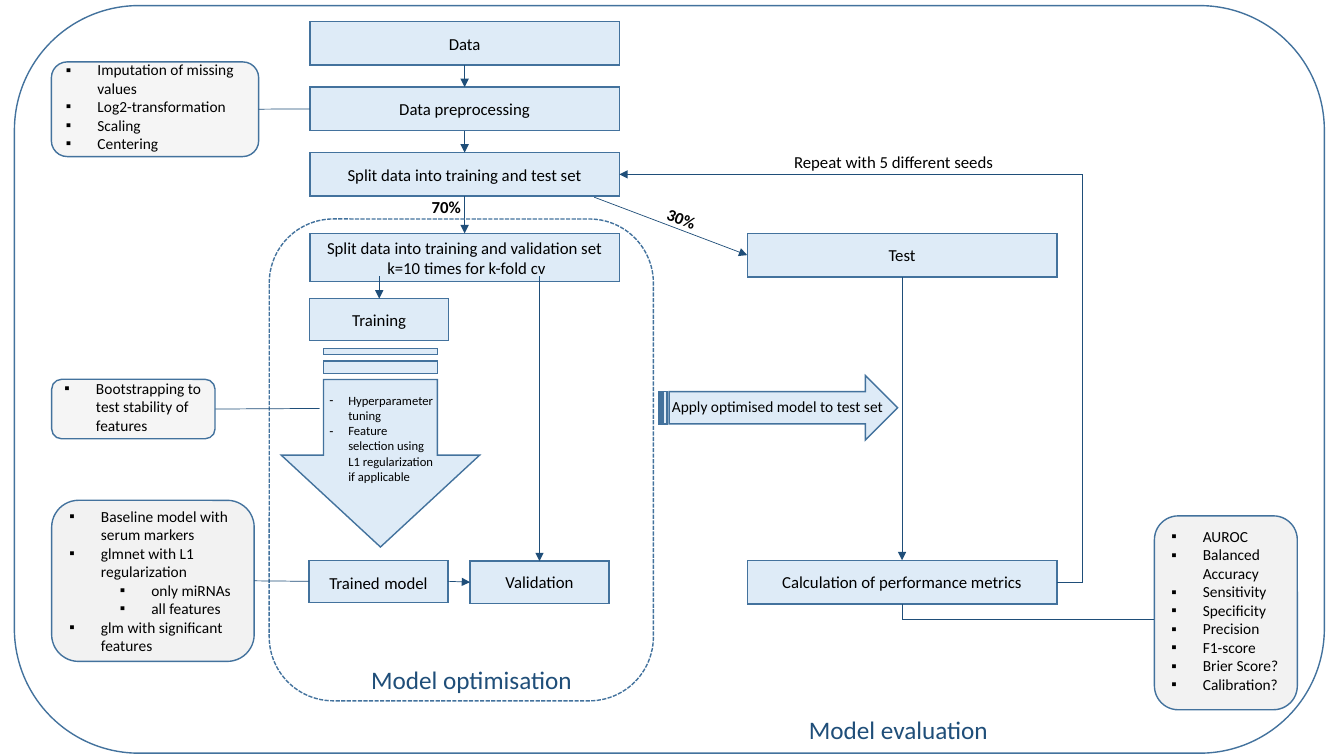
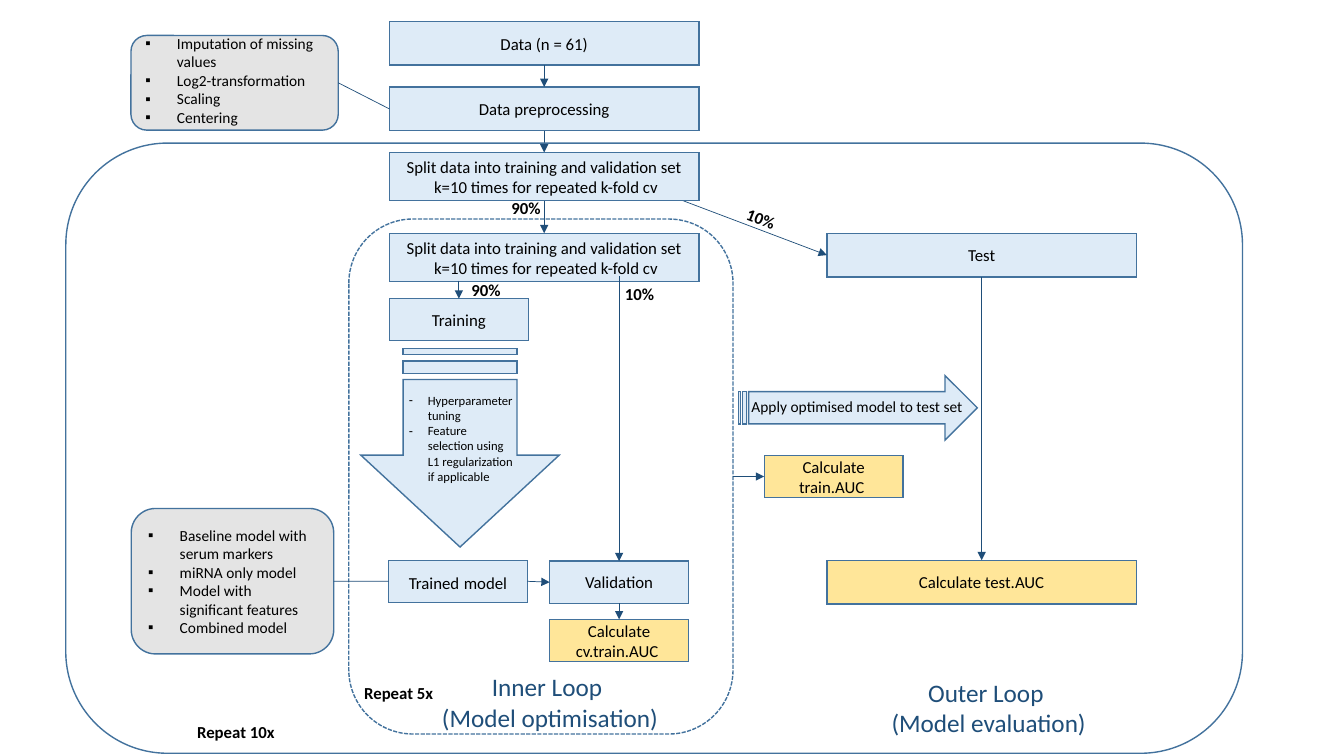
Before and after one commit to MBender1992/MelanomaStudy, a slide deck: slide 1 of Results/Workflow.pptx. Drawn at 1344x756 pixels with LibreOffice and Linux fonts; fonts in the diff are those of the drawing. Boxes give left, top, right and bottom in pixels: in the first picture for what was removed or moved away, otherwise in the second. Text is boxed around its words. In the diff, an @@ line names an element or a change of style, - is before the commit and + after.

```diff
--- a/Results/Workflow.pptx
+++ b/Results/Workflow.pptx
@@ rounded rectangle "Imputation of missing values": place and size @@
-rounded rectangle "Imputation of missing values" at (51, 62, 259, 156)
+rounded rectangle "Imputation of missing values" at (131, 35, 339, 130)
@@ rounded rectangle "Imputation of missing values" at (131, 35, 339, 130): fill #F2F2F2 at 70% opacity to #D9D9D9 at 70% opacity @@
@@ text in rectangle at (500, 38, 588, 52): text changed @@
-Data
+Data (n = 61)
@@ line moved from (259, 109) - (310, 109) to (339, 83) - (389, 109) @@
@@ rounded rectangle: place and size @@
-rounded rectangle at (14, 6, 1325, 754)
+rounded rectangle at (66, 143, 1242, 753)
@@ rectangle "Split data into training and ...": place and size @@
-rectangle "Split data into training and ..." at (310, 152, 619, 196)
+rectangle "Split data into training and ..." at (389, 152, 699, 201)
@@ text in rectangle at (407, 161, 681, 196): text changed @@
-Split data into training and test set
+Split data into training and validation set
+k=10 times for repeated k-fold cv
@@ text at (511, 202, 540, 219): text changed @@
-70%
+90%
@@ rounded rectangle: place and size @@
-rounded rectangle at (269, 219, 653, 701)
+rounded rectangle at (349, 219, 733, 734)
@@ text at (745, 210, 772, 230): text changed @@
-30%
+10%
@@ text in rectangle at (434, 262, 658, 278): text changed @@
-k=10 times for k-fold cv
+k=10 times for repeated k-fold cv
@@ arrow moved from (379, 276) - (379, 298) to (459, 281) - (459, 298) @@
@@ text added at (471, 284, 500, 299), 12 pt, text #000000, bold @@
+90%
@@ text added at (625, 288, 654, 300), 12 pt, text #000000, bold @@
+10%
@@ rounded rectangle removed at (51, 379, 215, 439) @@
-▪ Bootstrapping to test stability of features
@@ line removed from (215, 409) to (320, 408) @@
@@ arrow added from (733, 477) to (764, 477), #1F4E79 0.5 pt @@
@@ rectangle added at (764, 456, 903, 498), fill #FFE699, outline #43739E 1 pt, 12 pt, text #000000 @@
+Calculate train.AUC
@@ rounded rectangle "Baseline model with serum markers": place and size @@
-rounded rectangle "Baseline model with serum markers" at (51, 500, 254, 661)
+rounded rectangle "Baseline model with serum markers" at (131, 508, 334, 653)
@@ rounded rectangle "Baseline model with serum markers" at (131, 508, 334, 653): fill #EDEDED at 70% opacity to #D9D9D9 at 70% opacity @@
@@ text in rounded rectangle at (180, 567, 298, 633): text changed @@
-▪ glmnet with L1 regularization
-  ▪ only miRNAs
-  ▪ all features
-▪ glm with significant features
+▪ miRNA only model
+▪ Model with significant features
+▪ Combined model
@@ 8 rectangles, 7 arrows, 2 texts, 2 striped right arrows, 1 line: place and size @@
-8 rectangles, 7 arrows, 2 texts, 2 striped right arrows, 1 line at (254, 21, 1057, 604)
+8 rectangles, 7 arrows, 2 texts, 2 striped right arrows, 1 line at (334, 21, 1136, 604)
@@ rectangle "Calculate test.AUC" at (827, 561, 1136, 604): fill #DEEBF7 to #FFE699 @@
@@ text in rectangle at (919, 576, 1044, 588): text changed @@
-Calculation of performance metrics
+Calculate test.AUC
@@ rectangle added at (549, 619, 689, 661), fill #FFE699, outline #43739E 1 pt, 12 pt, text #000000 @@
+Calculate cv.train.AUC
@@ arrow added from (619, 603) to (619, 619), #1F4E79 0.5 pt @@
@@ group removed at (620, 156, 1298, 710): 1 rounded rectangle, 1 elbow arrow, 1 text, 1 elbow line @@
-▪ AUROC
-▪ Balanced Accuracy
-▪ Sensitivity
-▪ Specificity
-▪ Precision
-▪ F1-score
-▪ Brier Score?
-▪ Calibration?
-Repeat with 5 different seeds
@@ text added at (364, 688, 433, 702), 12 pt, text #000000, bold @@
+Repeat 5x
@@ text at (442, 680, 658, 731): text changed @@
-Model optimisation
+Inner Loop
+(Model optimisation)
@@ text at (892, 685, 1085, 736): text changed @@
-Model evaluation
+Outer Loop
+(Model evaluation)
@@ text added at (197, 727, 275, 741), 12 pt, text #000000, bold @@
+Repeat 10x
```
Also in this commit, not shown: 8 other files.
